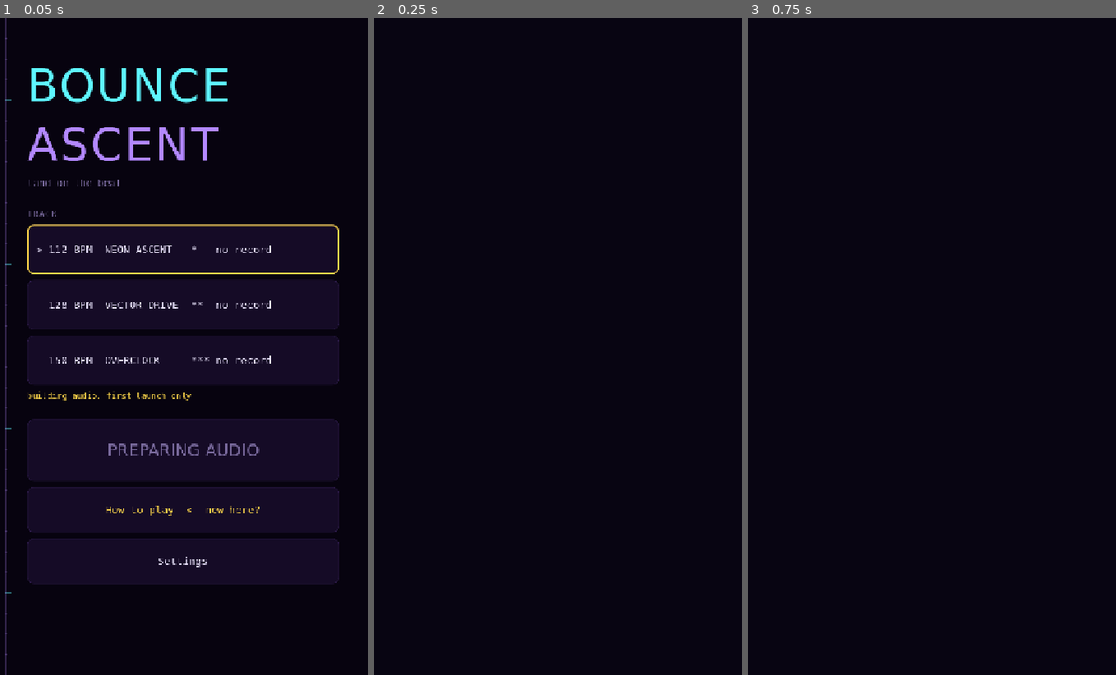
Above: before the commit, frames 1-3 (left to right).
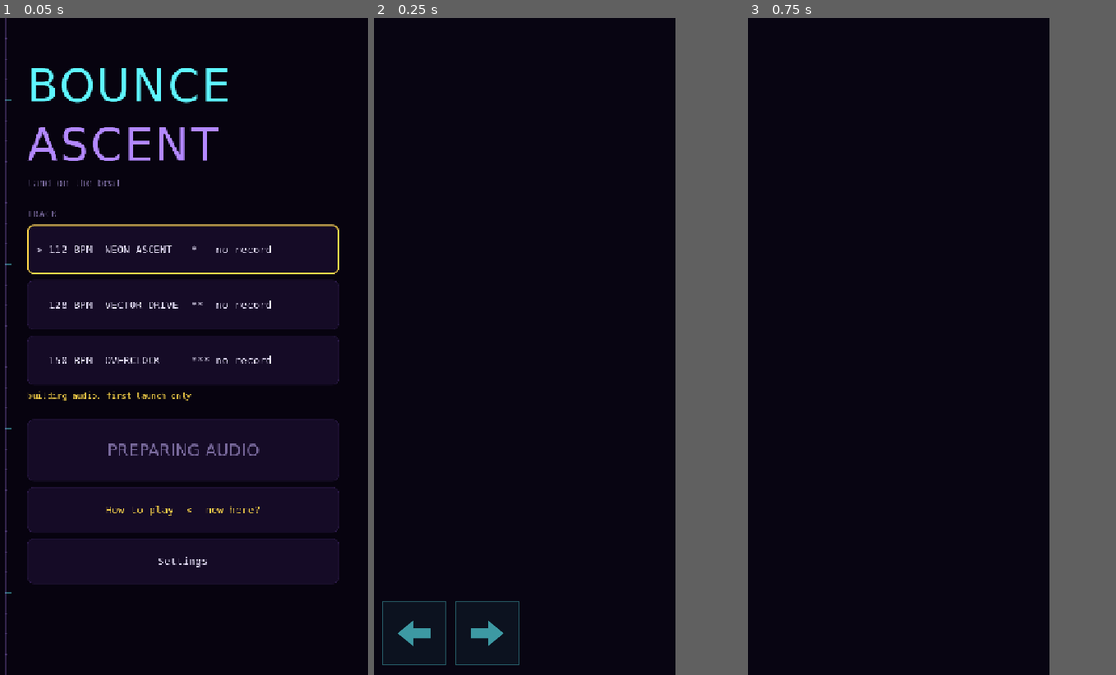
Above: after the commit, the same moments.

Repository: Synthetic-Virus/Bounce-Ascent
Game: Godot game, scene res://tests/UITest.tscn
The game is run twice, just before and just after one commit, with the same random seed, the same clock (stepped at 60 frames per second) and the same inputs. This scene is started directly instead of the project's main scene.
Inputs (mouse positions are in pixels of both pictures, inside the frame that each line leads up to):
- Up to frame 1 (0.05 s): no input
- Up to frame 2 (0.25 s): no input
- Up to frame 3 (0.75 s): move the mouse to (1012, 313) at 0.52 s; hold D (move_right) from 0.53 s (still down); click (1012, 313) at 0.67 s
In our replay, in frame 2 the window is 450x800 before the commit and 369x800 after it. These sizes can differ from the game's own. Grey fills any space a smaller window leaves; there, only what the larger window draws over its background counts as a difference.

Frame 1 is identical in both runs. In frame 2, 0.5% of the frame differs, in the area x 2-40%, y 88-99%; in frame 3, only the window size differs.

Commit message:
fix: draw against the real viewport, not the 720x1280 reference
Reported from a real iPhone with screenshots. What looked like four separate
display bugs was one cause.

project.godot sets stretch aspect to "expand", which grows the viewport on a
tall screen instead of letterboxing, and its own comment claims "UI is
anchored and safe-area aware". The second half was false. The UI is not
anchored, it is DRAWN in _draw against Tuning.PLAYFIELD_HEIGHT, and nothing
anywhere in the project read the actual viewport size.

Measured from the screenshots: a 920x1993 phone scales the 720 reference
width by 1.278, so the viewport is really 720x1560. That is 280 canvas units
(357 screen pixels) that nothing painted into and nothing anchored to.

Which produced, all from the same root:
  - the beat background and grid stopping short, leaving a black band
  - the danger wash covering only the top 82% of the screen
  - the pause dim leaving the live playfield visible along the bottom
  - the results overlay showing the running game beneath it
  - the steer pads floating 280 units above the bottom edge

Confirmed against the screenshot before changing anything: pads computed to
screen y 1413, and the screenshot showed them at ~1410.

Added UIKit.screen_size() / screen_height() as the single source of truth,
falling back to the constants when the viewport is not knowable (headless
reports zero, and a zero-sized fill draws nothing at all silently).

Deliberately NOT changed: game_camera's anchor, death line and fall
allowance, and the HUD danger ramp. Those are gameplay maths expressed in
reference screens, and making them viewport-relative would mean the game got
easier or harder depending on the aspect ratio of the phone someone owns. The
death line's world position stays identical on every device; a taller screen
simply SEES more of the fall, which is what "expand" is for.

TEST
Every previous test ran at the default window size, where 1280 happens to be
correct, so nothing could have caught this. The new tall-viewport test sets
the window to 720x1560 and asserts the layout follows. It reports the real
device numbers exactly: viewport 1560, steer pad bottom gap 24 = PAD_MARGIN.

Verified it discriminates rather than merely passes: reverting the pad rects
to the constant fails it with a gap of 304, which is the 280-unit band plus
the margin.

Suites: smoke 101, ui 295, gameplay 103.

STILL UNVERIFIED
The results panel's stat rows showed highlight boxes running off both screen
edges in the screenshots. That may be the same cause and fixed by the panel
now sizing correctly, or it may be separate. It needs another look on device.

Co-Authored-By: Claude Opus 5 (1M context) <noreply@anthropic.com>

Diff:
--- a/scripts/beat_background.gd
+++ b/scripts/beat_background.gd
@@ -16,10 +16,18 @@
 var _scroll_y: float = 0.0
 var _particles: PackedVector2Array = PackedVector2Array()
 var _particle_sizes: PackedFloat32Array = PackedFloat32Array()
+## Vertical wrap distance for the parallax particles, set in _ready() from the
+## REAL viewport height. Initialised from the constant only as a fallback: a
+## member initialiser runs before the node is in the tree, where the viewport
+## size is not yet knowable.
 var _band: float = Tuning.PLAYFIELD_HEIGHT * 2.0
 
 
 func _ready() -> void:
+	# Sized to the real screen, so particles wrap across the whole viewport
+	# rather than a 1280-tall slice of it and leave the bottom band empty.
+	_band = UIKit.screen_height() * 2.0
+
 	# Fixed seed: there is no gameplay reason for the backdrop to differ between
 	# runs, and a stable layout makes visual regressions obvious.
 	var rng := RandomNumberGenerator.new()
@@ -52,8 +60,11 @@
 		pulse *= 0.15
 		bar *= 0.15
 
-	var w := Tuning.PLAYFIELD_WIDTH
-	var h := Tuning.PLAYFIELD_HEIGHT
+	# The REAL viewport, not the reference layout. At 1280 this painted only the
+	# top 82% of a tall phone's screen and left a black band below.
+	var size := UIKit.screen_size()
+	var w := size.x
+	var h := size.y
 	var top := _scroll_y
 
 	_draw_gradient(top, w, h, bar)
@@ -77,7 +88,7 @@
 	for i in _particles.size():
 		var p := _particles[i]
 		var y := fposmod(p.y - offset, _band) + top \
-			- (_band - Tuning.PLAYFIELD_HEIGHT) * 0.5
+			- (_band - UIKit.screen_height()) * 0.5
 		var size := _particle_sizes[i]
 		draw_circle(Vector2(p.x, y), size,
 			Color(0.65, 0.85, 1.0, 0.10 + size * 0.055))
--- a/scripts/calibration.gd
+++ b/scripts/calibration.gd
@@ -69,13 +69,13 @@
 	# is painted as the first thing in _draw() instead.
 	var ruler := preload("res://scenes/BeatRuler.tscn").instantiate()
 	ruler.position = Vector2(18.0, 0.0)
-	ruler.size = Vector2(UIKit.RULER_WIDTH, Tuning.PLAYFIELD_HEIGHT)
+	ruler.size = Vector2(UIKit.RULER_WIDTH, UIKit.screen_height())
 	add_child(ruler)
 
 	# Real buttons, not keyboard hints. "Press ESC when done" is meaningless on
 	# a phone, and this screen is the first thing a new player is told to visit.
 	var actions := VBoxContainer.new()
-	actions.position = Vector2(UIKit.MARGIN, Tuning.PLAYFIELD_HEIGHT - 250.0)
+	actions.position = Vector2(UIKit.MARGIN, UIKit.screen_height() - 250.0)
 	actions.size = Vector2(Tuning.PLAYFIELD_WIDTH - UIKit.MARGIN * 2.0, 190.0)
 	actions.add_theme_constant_override("separation", 12)
 	add_child(actions)
@@ -97,8 +97,11 @@
 
 
 func _draw() -> void:
-	var w := Tuning.PLAYFIELD_WIDTH
-	var h := Tuning.PLAYFIELD_HEIGHT
+	# Real viewport: this screen paints its own opaque background, so anything
+	# short of the full height leaves the previous scene showing through.
+	var size := UIKit.screen_size()
+	var w := size.x
+	var h := size.y
 	var display := UIKit.display_font()
 	var data := UIKit.data_font()
 
--- a/scripts/game_over.gd
+++ b/scripts/game_over.gd
@@ -43,7 +43,7 @@
 	# Real buttons for the actions, matching the menu. Children draw after the
 	# parent, so these correctly sit above everything _draw_panel paints.
 	var actions := VBoxContainer.new()
-	actions.position = Vector2(UIKit.MARGIN, Tuning.PLAYFIELD_HEIGHT - 260.0)
+	actions.position = Vector2(UIKit.MARGIN, UIKit.screen_height() - 260.0)
 	actions.size = Vector2(Tuning.PLAYFIELD_WIDTH - UIKit.MARGIN * 2.0, 170.0)
 	actions.add_theme_constant_override("separation", 12)
 	actions.process_mode = Node.PROCESS_MODE_ALWAYS
@@ -92,8 +92,12 @@
 	if _visible_result.is_empty():
 		return
 
-	var w := Tuning.PLAYFIELD_WIDTH
-	var h := Tuning.PLAYFIELD_HEIGHT
+	# The dim MUST cover the whole screen. At 1280 the running playfield stayed
+	# visible in the bottom band behind the results, which read as the overlay
+	# being broken rather than translucent.
+	var size := UIKit.screen_size()
+	var w := size.x
+	var h := size.y
 
 	ci.draw_rect(Rect2(0, 0, w, h), Color(UIKit.BG.r, UIKit.BG.g, UIKit.BG.b, 0.9), true)
 
--- a/scripts/game_ui.gd
+++ b/scripts/game_ui.gd
@@ -87,7 +87,7 @@
 
 	var ruler := preload("res://scenes/BeatRuler.tscn").instantiate()
 	ruler.position = Vector2(18.0, 0.0)
-	ruler.size = Vector2(UIKit.RULER_WIDTH, Tuning.PLAYFIELD_HEIGHT)
+	ruler.size = Vector2(UIKit.RULER_WIDTH, UIKit.screen_height())
 	_canvas.add_child(ruler)
 
 	# Cached rather than sampled per frame: it cannot change during a run, and
@@ -121,7 +121,7 @@
 ## Buttons on the pause screen, for the same reason the pause control exists.
 func _build_pause_actions() -> void:
 	var col := VBoxContainer.new()
-	col.position = Vector2(UIKit.MARGIN, Tuning.PLAYFIELD_HEIGHT * 0.52)
+	col.position = Vector2(UIKit.MARGIN, UIKit.screen_height() * 0.52)
 	col.size = Vector2(Tuning.PLAYFIELD_WIDTH - UIKit.MARGIN * 2.0, 300.0)
 	col.add_theme_constant_override("separation", 12)
 	col.process_mode = Node.PROCESS_MODE_ALWAYS
@@ -160,8 +160,12 @@
 # --- Drawing ----------------------------------------------------------------
 
 func _draw_hud() -> void:
-	var w := Tuning.PLAYFIELD_WIDTH
-	var h := Tuning.PLAYFIELD_HEIGHT
+	# Real viewport, not the reference layout: the danger wash and the countdown
+	# both position against the whole screen, and at 1280 they stopped 280 units
+	# short of the bottom on a tall phone.
+	var size := UIKit.screen_size()
+	var w := size.x
+	var h := size.y
 	var data := UIKit.data_font()
 	var display := UIKit.display_font()
 	var pulse := Conductor.beat_pulse(5.0) if Conductor.running else 0.0
@@ -207,7 +211,7 @@
 	if _popup_age > POPUP_HOLD:
 		alpha = clampf(1.0 - (_popup_age - POPUP_HOLD) / POPUP_FADE, 0.0, 1.0)
 
-	var y := Tuning.PLAYFIELD_HEIGHT * 0.26
+	var y := UIKit.screen_height() * 0.26
 	var col := Tuning.judgement_color(_judgement)
 	var label := Tuning.judgement_label(_judgement)
 	if _judgement_tiers >= Tuning.PERFECT_TIER_SKIP:
@@ -246,8 +250,11 @@
 
 
 func _draw_pause() -> void:
-	var w := Tuning.PLAYFIELD_WIDTH
-	var h := Tuning.PLAYFIELD_HEIGHT
+	# Must cover the ENTIRE screen. A pause overlay that leaves the running
+	# playfield visible along the bottom edge is the worst version of this bug.
+	var size := UIKit.screen_size()
+	var w := size.x
+	var h := size.y
 	var display := UIKit.display_font()
 	var data := UIKit.data_font()
 
--- a/scripts/main_menu.gd
+++ b/scripts/main_menu.gd
@@ -58,7 +58,7 @@
 
 	var ruler := preload("res://scenes/BeatRuler.tscn").instantiate()
 	ruler.position = Vector2(14.0, 0.0)
-	ruler.size = Vector2(UIKit.RULER_WIDTH, Tuning.PLAYFIELD_HEIGHT)
+	ruler.size = Vector2(UIKit.RULER_WIDTH, UIKit.screen_height())
 	add_child(ruler)
 
 	_main_panel = _make_column()
@@ -84,7 +84,7 @@
 	col.position = Vector2(UIKit.MARGIN, 80.0 + inset.x)
 	col.size = Vector2(
 		Tuning.PLAYFIELD_WIDTH - UIKit.MARGIN * 2.0,
-		Tuning.PLAYFIELD_HEIGHT - 140.0 - inset.x - inset.y)
+		UIKit.screen_height() - 140.0 - inset.x - inset.y)
 	col.add_theme_constant_override("separation", 12)
 	return col
 
--- a/scripts/touch_controls.gd
+++ b/scripts/touch_controls.gd
@@ -162,13 +162,13 @@
 func _pad_rect_left() -> Rect2:
 	var s := Tuning.PAD_SIZE
 	var m := Tuning.PAD_MARGIN
-	return Rect2(m, Tuning.PLAYFIELD_HEIGHT - s - m, s, s)
+	return Rect2(m, UIKit.screen_height() - s - m, s, s)
 
 
 func _pad_rect_right() -> Rect2:
 	var s := Tuning.PAD_SIZE
 	var m := Tuning.PAD_MARGIN
-	return Rect2(m * 2.0 + s, Tuning.PLAYFIELD_HEIGHT - s - m, s, s)
+	return Rect2(m * 2.0 + s, UIKit.screen_height() - s - m, s, s)
 
 
 ## Pads are drawn faintly: they are a fallback, and the playfield matters more.
--- a/scripts/ui/ui_kit.gd
+++ b/scripts/ui/ui_kit.gd
@@ -51,6 +51,39 @@
 ## Headless could not catch that: screen_get_size() is (0,0) there, so the guard
 ## below returned zero and every layout assertion passed while the real window
 ## showed nothing. Hence the clamp as well as the platform check.
+## The viewport's ACTUAL size in canvas units, which is not 720x1280.
+##
+## project.godot sets stretch aspect to "expand", which grows the viewport
+## rather than letterboxing, so a taller phone genuinely gets a taller viewport.
+## On a 920x1993 iPhone the reference 720 width scales by 1.278 and the viewport
+## becomes 720x1560: **280 units taller than PLAYFIELD_HEIGHT**.
+##
+## Everything that has to reach a screen edge or cover the screen must use this,
+## because the constants describe the reference layout, not the window. Drawing
+## a "full screen" rect at 720x1280 left a 357px unpainted band on device, which
+## showed up as the background stopping short, the results overlay not covering
+## the game, and the steer pads floating well above the bottom edge.
+##
+## Gameplay maths deliberately does NOT use this. The camera anchor, death line
+## and fall allowance stay in reference screens so difficulty cannot depend on
+## the aspect ratio of the phone someone happens to own.
+static func screen_size() -> Vector2:
+	var fallback := Vector2(Tuning.PLAYFIELD_WIDTH, Tuning.PLAYFIELD_HEIGHT)
+	var loop := Engine.get_main_loop() as SceneTree
+	if loop == null or loop.root == null:
+		return fallback
+	var s := loop.root.get_visible_rect().size
+	# Headless reports zero, and a zero-sized fill would silently draw nothing.
+	if s.x <= 1.0 or s.y <= 1.0:
+		return fallback
+	return s
+
+
+## Convenience for the common case, since almost every caller wants the height.
+static func screen_height() -> float:
+	return screen_size().y
+
+
 static func safe_area_insets() -> Vector2:
 	if not OS.has_feature("mobile"):
 		return Vector2.ZERO
--- a/tests/ui_test.gd
+++ b/tests/ui_test.gd
@@ -39,6 +39,7 @@
 	await _test_menu_layout()
 	await _test_menu_navigation()
 	await _test_calibration_layout()
+	await _test_tall_viewport()
 	await _test_touch_controls()
 	await _test_hud_layout()
 	await _test_pause_lifecycle()
@@ -288,6 +289,55 @@
 	await get_tree().process_frame
 
 
+## REGRESSION: the layout ignored the real viewport and used the constants.
+##
+## project.godot sets stretch aspect to "expand", so a tall phone gets a TALLER
+## viewport rather than black bars. On a 920x1993 iPhone the 720-wide reference
+## scales by 1.278 and the viewport is really 720x1560, 280 units more than
+## PLAYFIELD_HEIGHT. Everything drawn at 1280 therefore stopped 357 screen
+## pixels short: the background, the danger wash, the pause dim, the results
+## overlay, and the steer pads all floated in the middle of the screen.
+##
+## Nothing caught it because every previous test ran at the default size, where
+## 1280 happens to be correct. This one deliberately makes the window tall.
+func _test_tall_viewport() -> void:
+	print("- tall viewport (expand aspect)")
+	var root := get_tree().root
+	var original := root.size
+
+	root.size = Vector2i(720, 1560)
+	await get_tree().process_frame
+	await get_tree().process_frame
+
+	var h := UIKit.screen_height()
+	print("    viewport height reported as %.0f (constant is %.0f)"
+		% [h, Tuning.PLAYFIELD_HEIGHT])
+	check(h > Tuning.PLAYFIELD_HEIGHT + 100.0,
+		"screen_height() tracks the real viewport, not the constant")
+
+	# Steer pads must reach the REAL bottom edge.
+	var tc: Node = TouchControls.new()
+	add_child(tc)
+	await get_tree().process_frame
+	var pad: Rect2 = tc._pad_rect_left()
+	var bottom_gap: float = h - (pad.position.y + pad.size.y)
+	print("    steer pad bottom gap: %.0f (expected %.0f)"
+		% [bottom_gap, Tuning.PAD_MARGIN])
+	check(absf(bottom_gap - Tuning.PAD_MARGIN) < 2.0,
+		"steer pads sit against the real bottom edge")
+	tc.queue_free()
+
+	# Anything that dims or covers the screen must span the whole of it.
+	var game := await _start_game()
+	var ui: CanvasLayer = game.get_node("GameUI")
+	_assert_on_screen(ui, "GameUI on a tall viewport")
+	game.queue_free()
+	await get_tree().process_frame
+
+	root.size = original
+	await get_tree().process_frame
+
+
 ## Touch steering. Both of these shipped broken and neither was visible to any
 ## existing assertion, because one lived inside a _draw call and the other only
 ## appeared when a finger moved between press and release.
